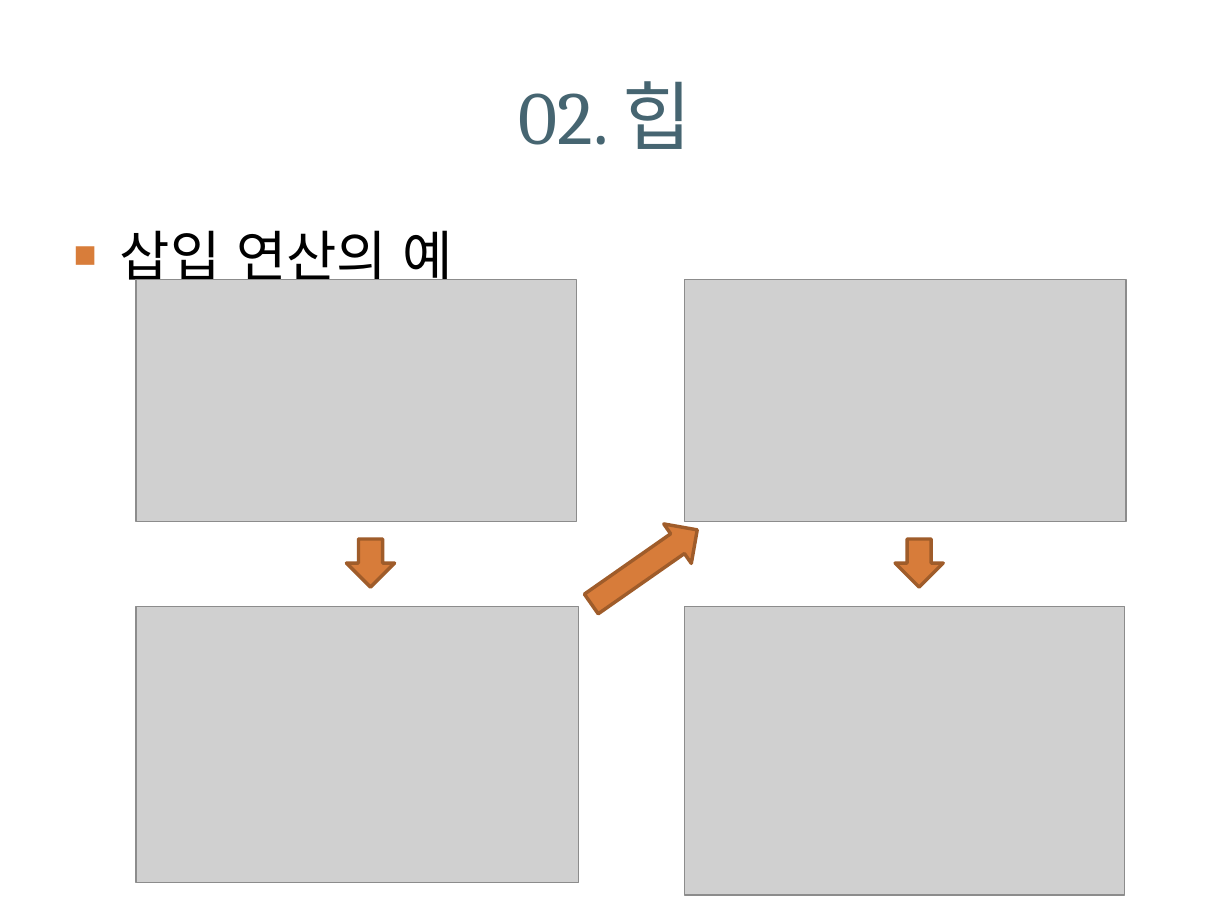
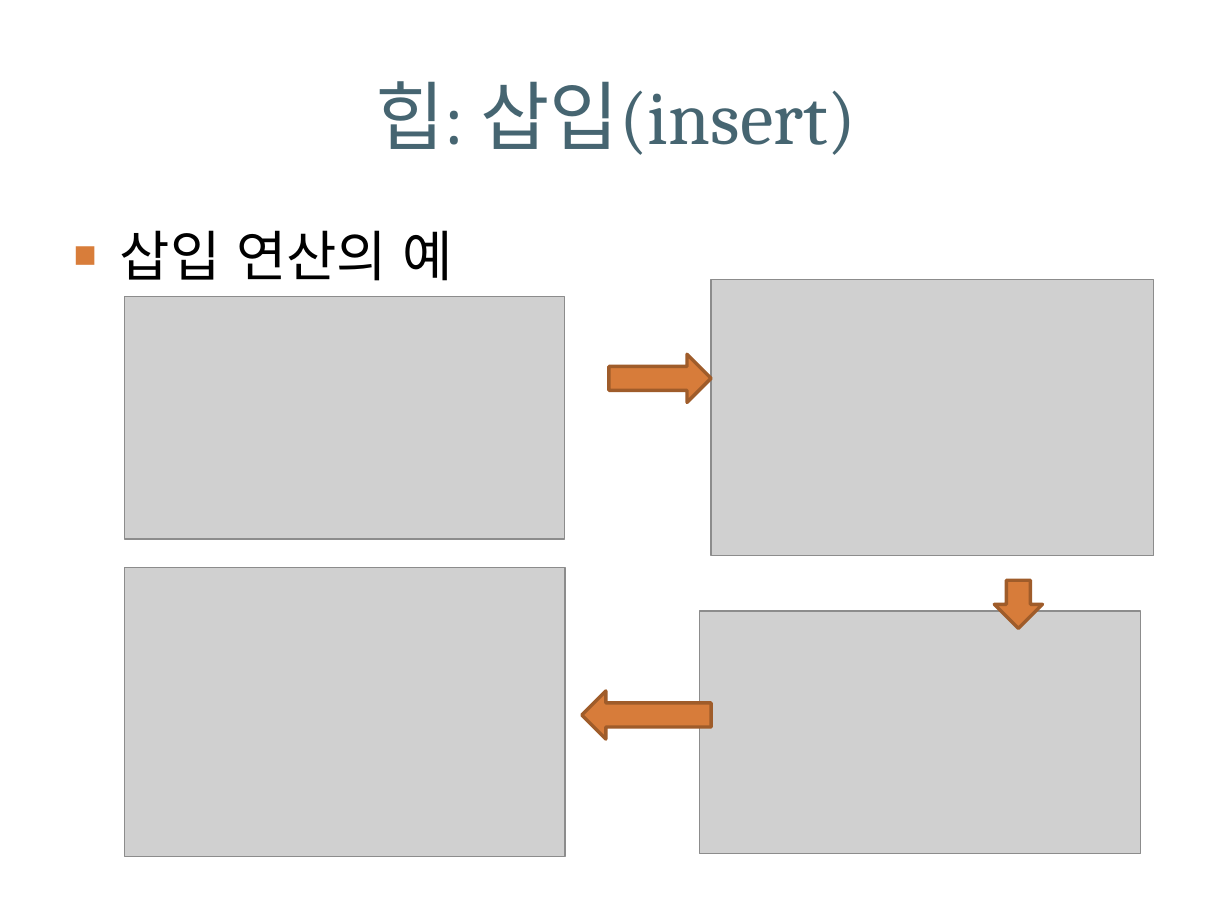
Before and after one commit to dknife/ProgrammingChallenges, a slide deck: slide 19 of LectureNotes/day2.pptx. Drawn at 1232x924 pixels with LibreOffice and Linux fonts; fonts in the diff are those of the drawing; grey boxes stand for pictures; background and template pictures are left out. Boxes give left, top, right and bottom in pixels: in the first picture for what was removed or moved away, otherwise in the second. Text is boxed around its words. In the diff, an @@ line names an element or a change of style, - is before the commit and + after.

```diff
--- a/LectureNotes/day2.pptx
+++ b/LectureNotes/day2.pptx
@@ title at (x1=375, y1=81, x2=856, y2=155): text changed @@
-02. 힙
+힙: 삽입(insert)
@@ picture moved from (x1=136, y1=280, x2=575, y2=522) to (x1=124, y1=297, x2=564, y2=540) @@
@@ picture resized from (x1=685, y1=280, x2=1126, y2=522) to (x1=711, y1=280, x2=1153, y2=556) @@
@@ down arrow at (x1=609, y1=355, x2=711, y2=403): rotation 0 to 270 degrees @@
@@ picture resized from (x1=136, y1=606, x2=578, y2=882) to (x1=124, y1=568, x2=564, y2=856) @@
@@ down arrow moved from (x1=896, y1=540, x2=944, y2=588) to (x1=994, y1=580, x2=1042, y2=628) @@
@@ picture resized from (x1=685, y1=606, x2=1125, y2=894) to (x1=700, y1=611, x2=1141, y2=854) @@
@@ down arrow at (x1=582, y1=691, x2=711, y2=739): rotation 235 to 90 degrees @@
```
Also in this commit, not shown: 8 other slides changed, 1 other file.
